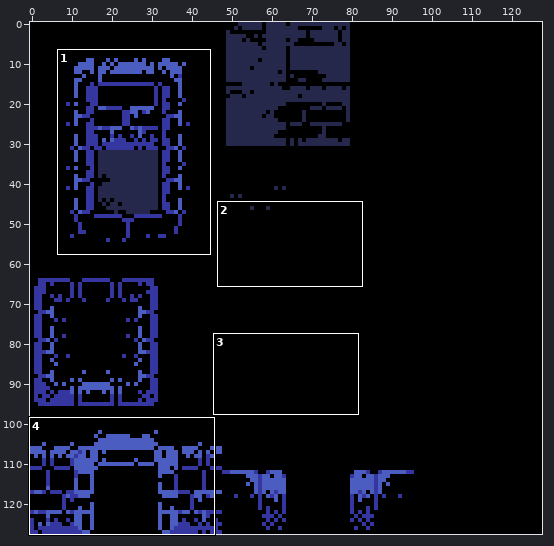
Pixel-art file, stored at Assets/Textures/TileMaps/Tilemap04.aseprite. The first picture is a wide view before the edit; the outline marks the close-up.
Close-up. Before the commit:
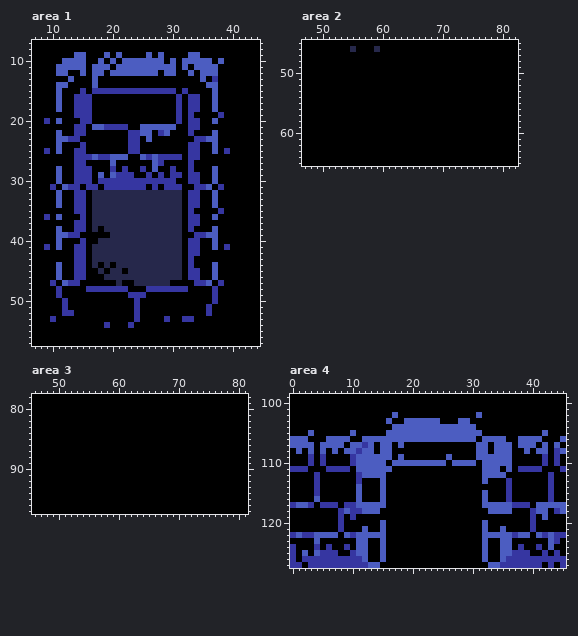
128x128 pixels, 1 frame. Shown: area 1: x 7..44, y 7..57; area 2: x 47..82, y 45..65; area 3: x 46..81, y 78..97; area 4: x 0..45, y 99..127.
After the commit:
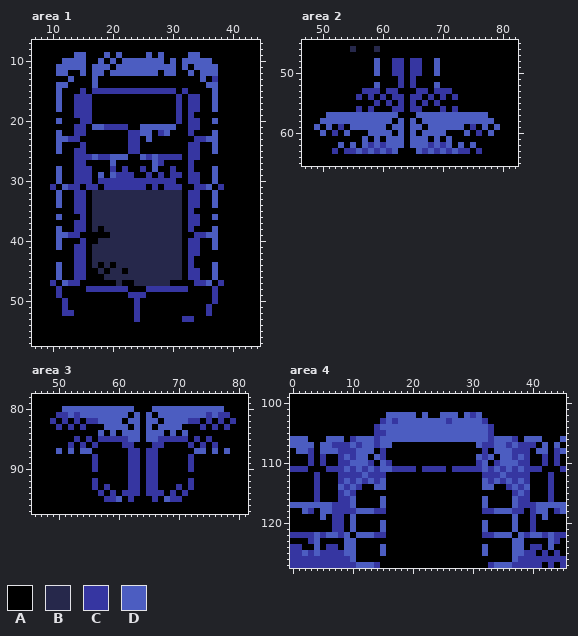
Palette (. is transparent): A #000000  B #26284b  C #3636a1  D #4c5dc1
The exact change:
Changed rows in their new state; - is an unchanged pixel.
Area 1, layer "Layer":
first column x 38:
10 A
first column x 9:
19 -----------------------------A
20 A-----------------------------
first column x 9:
25 A-----------------------------A
first column x 9:
35 -----------------------------A
36 A-----------------------------
first column x 9:
41 A-----------------------------A
first column x 10:
53 A------------------A
54 ---------A---A------
Area 2, layer "Layer":
first column x 49:
48 ----------D--CC-CC--D----------
49 ----------D--CC-CC--D----------
50 ----------D--CC-CC--D----------
51 --------------C-C--------------
52 ----------D---C-C---D----------
53 --------CCC-CC---CC-CCC--------
54 -------C-C-C-CC-CC-C-C-C-------
55 ----------C-C-C-C-C-C----------
56 -------C-C---CC-CC---C-C-------
57 --DDDDDDDDDDDD---DDDDDDDDDDDD--
58 -DDDDDDDDDDDD-D-D-DDDDDDDDDDDD-
59 D-D-C-DDDDDD-DD-DD-DDDDDD-C-D-D
60 -D-C-D---DDDD-D-D-DDDD---D-C-D-
61 --------D-D-DDD-DDD-D-D--------
62 ----D-D-DCDCDDD-DDDCDCD-D-D----
63 ---C-CCDCDCDCD---DCDCDCDCC-C---
Area 3, layer "Layer":
first column x 49:
80 --DDDDDDDDDDDD---DDDDDDDDDDDD--
81 -CCDCDDDDDDDD-D-D-DDDDDDDDCDCC-
82 C-C-C-CCDDDD-DD-DD-DDDDCC-C-C-C
83 -C-C-C---DDDD-D-D-DDDD---C-C-C-
84 --------D-D-DDD-DDD-D-D--------
85 ----C-C-CCCCCDD-DDCCCCC-C-C----
86 ---C-C-C----CC---CC----C-C-C---
87 -D-D-DD------CC-CC------DD-D-D-
88 -------C-----CC-CC-----C-------
89 -------C-----CC-CC-----C-------
90 -------C-----CC-CC-----C-------
91 -------------CC-CC-------------
92 -------C-----CC-CC-----C-------
93 -------C-C---CC-CC---C-C-------
94 --------C-C-CCC-CCC-C-C--------
95 ---------CCD-C---C-DCC---------
Area 4, layer "Layer":
first column x 0:
102 ----------------D-DDD-D--DDD-DC------------
103 ---------------C-CD------DCD--DDC----------
104 --------------CDD--------------DDC---------
105 ---A------A---CC----------------DC--------A
106 ---------ACD--C----------------D-C--DCA----
107 -------CCC-CD-C---A-------------CC--CDCCC--
108 --DC--D-CCCD---CA--------------AC----CCC---
109 --------CD---A-CA-A-------A-----C-A--CDC---
110 --------CCD--CA-CAAAAAAAAA-AAAAC-AC--DCC---
111 ---------DC-C-C--CCCC-CCCC-CCCCC-C-C-CD----
112 --------CCC--CCC----------------CCC-CCCC---
113 --------CDCDCDC------------------CDCDCDC---
114 --------DCDC--D-----------------DD---DCD---
115 --------CDCA---A----------------A---ACDC---
116 ----C---CCDA------------------------ADCC---
117 D--DDDD-C-DAAAA------------------AAAAD--C--
118 --DC-DDC-C-D--CC----------------CC---CC----
119 -----D-C--D--------------------------D-----
120 -------C--D--------------------------D-----
121 -------C--D-A----------------------A-D-----
122 -C---C--C-A---CC----------------CC---A-CD--
123 ---C-----DDAA--A----------------A--AADD----
124 -C--D--C-DDAA----------------------AADD-C--
125 -C-C----CDDAA----------------------AADD-C--
126 -C--------DAA--A----------------A--AAD-----
127 --C--------DD-C------------------C-DD------
